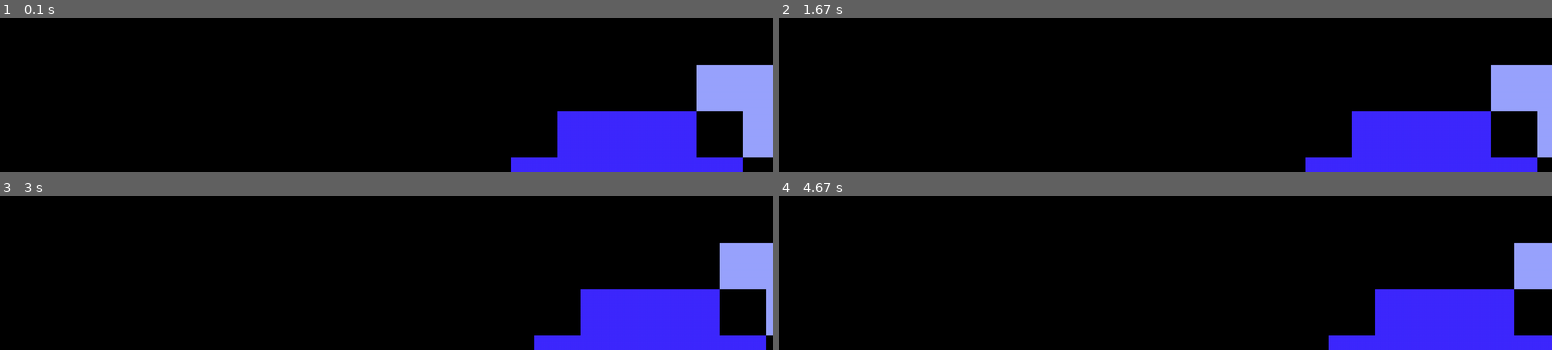
Above: before the commit, frames 1-4 (two rows, left to right).
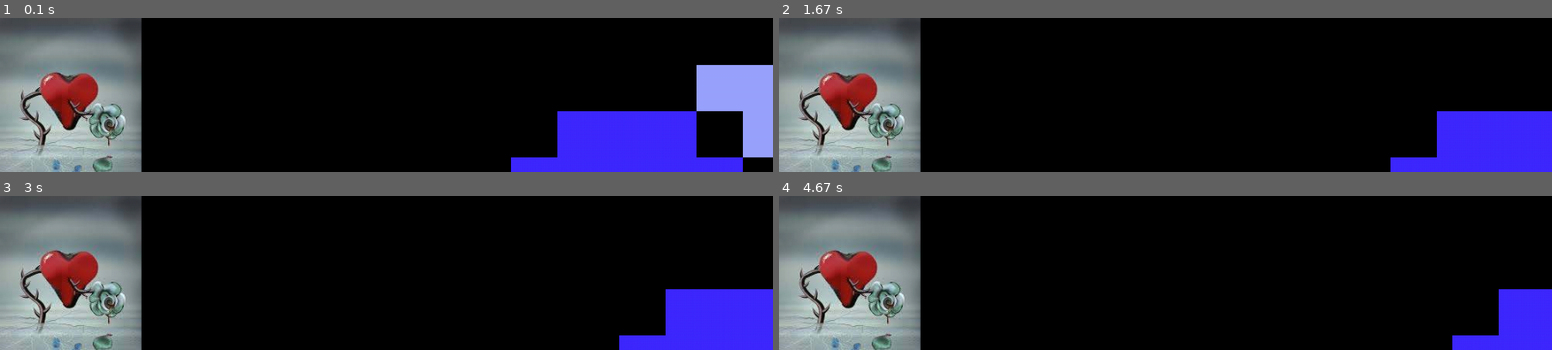
Above: after the commit, the same moments.

Repository: integrate/pygame_wrap1
Game: pygame game, started from __main__.py
Two runs of this game, one before a commit and one after it. Both use one fixed random seed, a clock stepped at 60 frames per second and the inputs below.
Inputs (mouse positions are in pixels of both pictures, inside the frame that each line leads up to):
- Up to frame 1 (0.1 s): no input
- Up to frame 2 (1.67 s): hold Right 0.33-0.8 s; move the mouse to (1134, 101) at 0.37 s; hold Right 0.83-1.3 s; hold Left from 1.33 s (still down)
- Up to frame 3 (3 s): release Left at 1.87 s; hold Left 1.9-2.3 s; hold Right 2.33-2.97 s
- Up to frame 4 (4.67 s): tap Space at 3 s; hold Left 3.33-3.8 s; hold Right 3.83-4.3 s; hold Right from 4.33 s (still down)

The runs differ from the first frame. In frame 1, 18% of the frame differs, in the area x 0-19%, y 0-100%; in frame 2, 27%, in the area x 0-100%, y 0-100%; in frame 3, 27%; in frame 4, 27%.

Commit message:
events unsubscription added

Diff:
--- a/__main__.py
+++ b/__main__.py
@@ -4,7 +4,7 @@
 app.set_fps(100)
 
 # world.set_world_background_color([100, 200, 200])
-# world.set_world_background_image("bkgs/1.jpg")
+world.set_world_background_image("bkgs/1.jpg")
 world.create_world(1000, 200)
 
 sprite.add_sprite(100, 200, True, 100, 100)
@@ -12,8 +12,19 @@
 def on_right_clicked(key, unicode, **kwargs):
     sprite.move_sprite_by(10, 0)
 
-event.on_key_down(pygame.K_RIGHT, on_right_clicked)
+def on_left_clicked(key, unicode, **kwargs):
+    sprite.move_sprite_by(-10, 0)
 
+def on_space_clicked(key, unicode, **kwargs):
+    event.stop_listening(close_id)
 
+def on_close(**kwargs):
+    print("goodbye")
+    # exit()
 
+left_id = event.on_key_down(pygame.K_LEFT, on_left_clicked)
+right_id = event.on_key_down(pygame.K_RIGHT, on_right_clicked)
+space_id = event.on_key_down(pygame.K_SPACE, on_space_clicked)
+
+close_id = event.on_close(on_close)
 app.start()
--- a/condition_checker.py
+++ b/condition_checker.py
@@ -1,3 +1,6 @@
+import environ_data
+
+
 class Condition_checker():
     def confirms(self):
         assert False, "Condition_checker class confirms() method is abstract and must be overriden"
@@ -5,14 +8,16 @@
 
 
 class Condition_checker_pygame_event(Condition_checker):
-    def __init__(self, environ_data, pygame_event_filter):
+    def __init__(self, pygame_event_filter):
         Condition_checker.__init__(self)
-        self._environ_data = environ_data
         self._filter = pygame_event_filter
 
     def confirms(self):
 
-        event = self._environ_data['active_pygame_event']
+        if not environ_data.is_active_pygame_event_set():
+            return False
+
+        event = environ_data.get_active_pygame_event()
         for attr in self._filter:
             filter_val = self._filter[attr]
 
--- a/environ_data.py
+++ b/environ_data.py
@@ -15,3 +15,9 @@
 
 def get_data():
     return _data
+
+def is_active_pygame_event_set():
+    return _data['active_pygame_event'] is not None
+
+def get_active_pygame_event():
+    return _data['active_pygame_event']
--- a/event.py
+++ b/event.py
@@ -1,4 +1,5 @@
-import event_id_pool, condition_checker
+import event_id_pool, condition_checker, environ_data
+
 
 class Event():
     def __init__(self, typeid, data):
@@ -26,9 +27,8 @@
 
 
 class ConditionalEventType(EventType):
-    def __init__(self, environ_data, checkers):
+    def __init__(self, checkers):
         EventType.__init__(self)
-        self._environ_data = environ_data
         self._checkers = [*checkers]
 
     def confirms(self):
@@ -43,14 +43,16 @@
 
         event_data = {}
 
-        #collect checkers classes
+        # collect checkers classes
         types = []
         for ch in self._checkers:
             types.append(ch.__class__)
 
-        if condition_checker.Condition_checker_pygame_event in types:
-            #collect pygame event data
-            pygame_event = self._environ_data['active_pygame_event']
+        if condition_checker.Condition_checker_pygame_event in types and \
+                environ_data.is_active_pygame_event_set():
+
+            # collect pygame event data
+            pygame_event = environ_data.get_active_pygame_event()
             pygame_event_data = vars(pygame_event)
             for attr in pygame_event_data:
                 event_data[attr] = pygame_event_data[attr]
--- a/event_generator.py
+++ b/event_generator.py
@@ -8,15 +8,14 @@
     pygame.QUIT
 ]
 
+pygame.init()
+pygame.key.set_repeat(50)
 
 class Event_generator:
     def __init__(self, message_broker):
         object.__init__(self)
 
         self.message_broker = message_broker
-
-        self._pygame_event_id_pool = event_id_pool.Event_id_pool.get_pygame_pool()
-        self._environ_data = environ_data.get_data()
 
         self._event_types = {}#id->Event_type
 
@@ -28,6 +27,9 @@
         # c = condition_checker.Condition_checker_pygame_event(environ_data.get_data(), fil)
         # self.et = event.ConditionalEventType(self._environ_data, [c])
 
+    def _clean_timers(self):
+        pass
+
     def start_event_notification(self,
                                  delay=None, count=None,
                                  event_filter=None, key_codes=None, control_keys=None, mouse_buttons=None
@@ -36,16 +38,26 @@
 
         #create filter by pygame event
         if event_filter is not None:
-            chkr = condition_checker.Condition_checker_pygame_event(self._environ_data, event_filter)
+            chkr = condition_checker.Condition_checker_pygame_event(event_filter)
             checkers.append(chkr)
 
-        event_type = event.ConditionalEventType(self._environ_data, checkers)
+        event_type = event.ConditionalEventType(checkers)
+
+        assert event_type.id not in self._event_types, "Id of EventType must be unique!"
         self._event_types[event_type.id] = event_type
 
         return event_type.id
 
+    def stop_event_notification(self, event_type_id):
+        if event_type_id in self._event_types:
+            del self._event_types[event_type_id]
+
+        self._clean_timers()
+
 
     def process_events(self):
+
+        pygame_event_id_pool = event_id_pool.Event_id_pool.get_pygame_pool()
 
         # process events
         active_event = None
@@ -53,7 +65,7 @@
         for pev in pygame_events:
             # if type not used
             if pev.type not in PYGAME_EVENT_TYPES_TO_PROCESS and \
-                    not self._pygame_event_id_pool.is_id_used_free_or_busy(pev.type):
+                    not pygame_event_id_pool.is_id_used_free_or_busy(pev.type):
                 continue
 
             #update data about environment
@@ -64,8 +76,9 @@
                 environ_data.update_data(None)
 
             #notify broker
-            for event_id in self._event_types:
-                event_type = self._event_types[event_id]
+            _event_types = self._event_types.copy()
+            for event_id in _event_types:
+                event_type = _event_types[event_id]
                 if event_type.confirms():
                     event = event_type.make_event()
                     self.message_broker.notify(event)
--- a/event_id_pool.py
+++ b/event_id_pool.py
@@ -8,7 +8,7 @@
         if use_pygame:
             self._generator = Pygame_event_id_generator()
         else:
-            self._generator = Usual_event_id_generator()
+            self._generator = Usual_id_generator()
 
         self._free_ids = []
         self._busy_ids = []
@@ -47,20 +47,20 @@
         return cls._pygame_pool
 
 
-class Event_id_generator():
+class Id_generator():
 
     def get_id(self):
         assert False, "Method get_id() of class Event_id_generator is abstract and must be overriden!"
 
 
-class Pygame_event_id_generator(Event_id_generator):
+class Pygame_event_id_generator(Id_generator):
     def get_id(self):
         return pygame.event.custom_type()
 
 
-class Usual_event_id_generator(Event_id_generator):
+class Usual_id_generator(Id_generator):
     def __init__(self):
-        Event_id_generator.__init__(self)
+        Id_generator.__init__(self)
         self._last_used_id = -1
 
     def get_id(self):
--- a/message_broker.py
+++ b/message_broker.py
@@ -11,20 +11,25 @@
     def ubsubscribe(self, subscriber):
         self._subscribers.remove(subscriber)
 
+    def ubsubscribe_by_event_type_id(self, event_type_id):
+        for sub in self._subscribers.copy():
+            if sub.event_type_id == event_type_id:
+                self._subscribers.remove(sub)
+
     def notify(self, event):
         for sub in self._subscribers:
-            if sub.event_type == event.type:
+            if sub.event_type_id == event.type:
                 sub.process_event(event)
 
 
 class Subscriber():
-    def __init__(self, event_type, func):
+    def __init__(self, event_type_id, func):
         object.__init__(self)
 
-        self.event_type = event_type
+        self.event_type_id = event_type_id
         self.func = func
 
     def process_event(self, event):
-        assert self.event_type == event.type
+        assert self.event_type_id == event.type
         event_data = vars(event)
         self.func(**event_data)
--- a/wrap_base.py
+++ b/wrap_base.py
@@ -2,7 +2,7 @@
 
 pygame.init()
 
-import app, world, event_generator, message_broker, sprite
+import app, world, event_generator, message_broker
 
 world = world.World()
 
--- a/wrap_event.py
+++ b/wrap_event.py
@@ -1,10 +1,10 @@
-import wrap_base, pygame
+import wrap_base as wb, pygame
 
 # general subscriber
 def _register_event_handler(func, delay=None, count=None, pygame_event_type_filter_data=None, key_codes=None,
                             control_keys=None, mouse_buttons=None):
     # start event notification
-    event_type_id = wrap_base.event_generator.start_event_notification(
+    event_type_id = wb.event_generator.start_event_notification(
         delay=delay,
         count=count,
         event_filter=pygame_event_type_filter_data,
@@ -13,14 +13,37 @@
         mouse_buttons=mouse_buttons
     )
 
-    subs = wrap_base.message_broker.Subscriber(event_type_id, func)
-    wrap_base.broker.subscribe(subs)
+    subs = wb.message_broker.Subscriber(event_type_id, func)
+    wb.broker.subscribe(subs)
+
+    return event_type_id
+
+def stop_listening(event_type_id):
+    wb.event_generator.stop_event_notification(event_type_id)
+    wb.broker.ubsubscribe_by_event_type_id(event_type_id)
 
 
 def on_key_down(key, func):
-    _register_event_handler(
+    return _register_event_handler(
         func=func,
         pygame_event_type_filter_data={
             'type': pygame.KEYDOWN,
             'key': key
         })
+
+_on_quit_event_id = None
+def on_close_callback(**kwargs):
+    exit()
+def on_close(func):
+    global _on_quit_event_id
+
+    if _on_quit_event_id is not None:
+        stop_listening(_on_quit_event_id)
+
+    _on_quit_event_id = _register_event_handler(
+        func=func,
+        pygame_event_type_filter_data={'type': pygame.QUIT}
+    )
+    return _on_quit_event_id
+
+on_close(on_close_callback)
